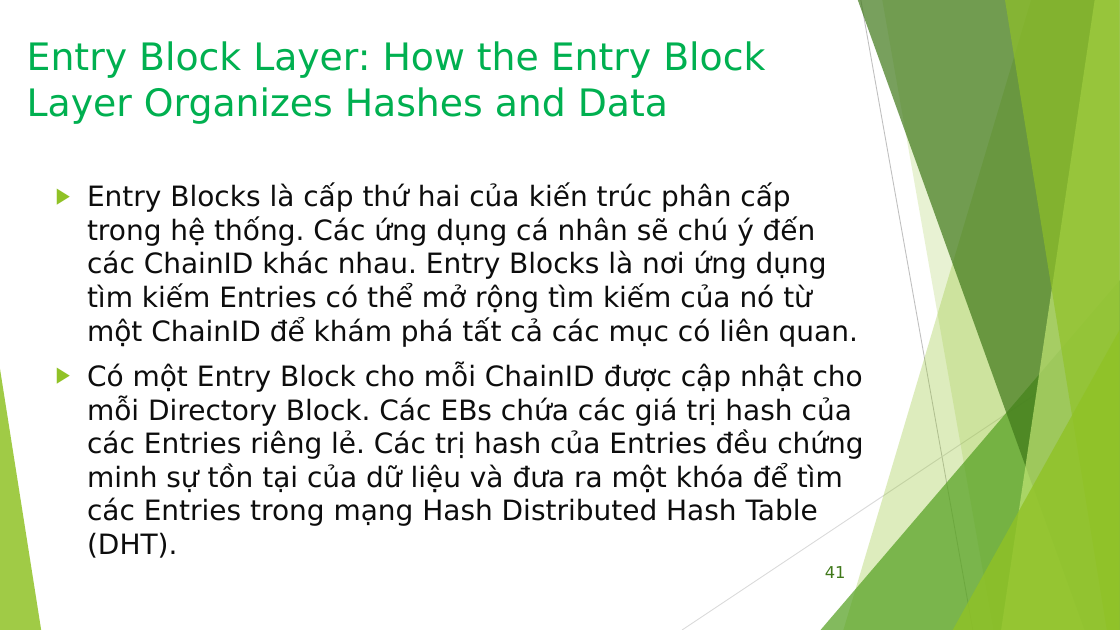
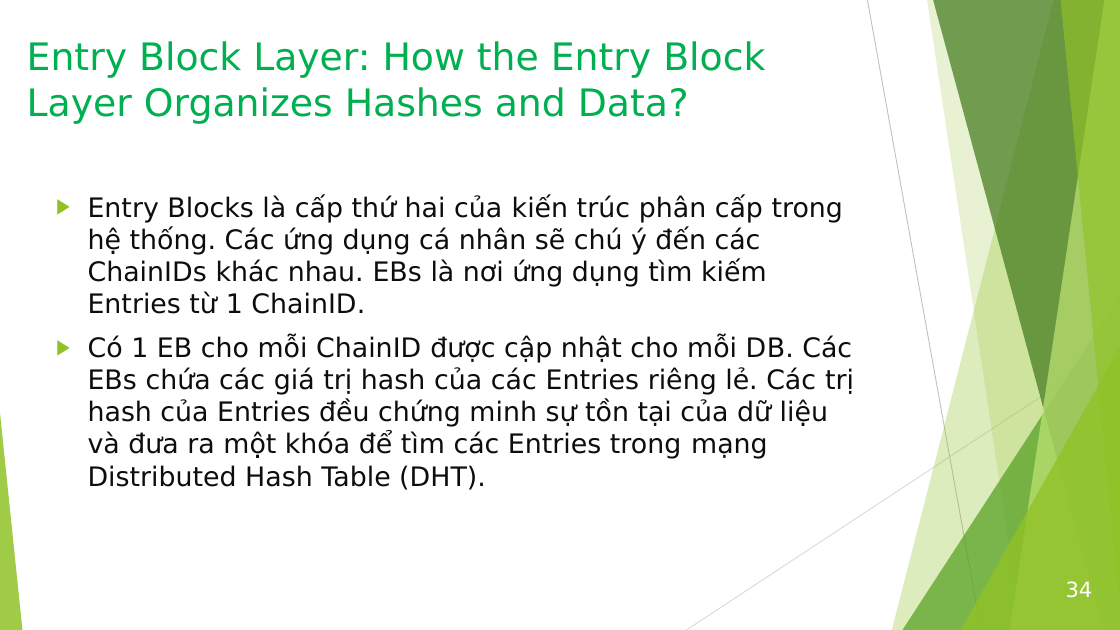
Before and after one commit to bku-blockchain/factom-research, a slide deck: slide 34 of docs/Factom_Intro_2.pptx (slide 41 before the commit). Drawn at 1120x630 pixels with LibreOffice and Linux fonts; fonts in the diff are those of the drawing. Boxes give left, top, right and bottom in pixels: in the first picture for what was removed or moved away, otherwise in the second. Text is boxed around its words. In the diff, an @@ line names an element or a change of style, - is before the commit and + after.

```diff
--- a/docs/Factom_Intro_2.pptx
+++ b/docs/Factom_Intro_2.pptx
@@ line moved from (861, 0) - (973, 630) to (868, 0) - (981, 630) @@
@@ freeform shape: place and size @@
-freeform shape at (844, 0, 1120, 630)
+freeform shape at (892, 0, 1120, 630)
@@ freeform shape: place and size @@
-freeform shape at (882, 0, 1120, 630)
+freeform shape at (928, 0, 1120, 630)
@@ freeform shape: place and size @@
-freeform shape at (858, 0, 1120, 630)
+freeform shape at (933, 0, 1120, 630)
@@ freeform shape: place and size @@
-freeform shape at (1002, 0, 1120, 630)
+freeform shape at (1010, 0, 1120, 630)
@@ freeform shape: place and size @@
-freeform shape at (1005, 0, 1120, 630)
+freeform shape at (1061, 0, 1120, 630)
@@ title at (27, 41, 765, 124): text changed @@
-Entry Block Layer: How the Entry Block Layer Organizes Hashes and Data
+Entry Block Layer: How the Entry Block Layer Organizes Hashes and Data?
@@ text at (88, 195, 854, 490): text changed; size 24 to 23 pt @@
-▶ Entry Blocks là cấp thứ hai của kiến trúc phân cấp trong hệ thống. Các ứng dụng cá nhân sẽ chú ý đến các ChainID khác nhau. Entry Blocks là nơi ứng dụng tìm kiếm Entries có thể mở rộng tìm kiếm của nó từ một ChainID để khám phá tất cả các mục có liên quan.
-▶ Có một Entry Block cho mỗi ChainID được cập nhật cho mỗi Directory Block. Các EBs chứa các giá trị hash của các Entries riêng lẻ. Các trị hash của Entries đều chứng minh sự tồn tại của dữ liệu và đưa ra một khóa để tìm các Entries trong mạng Hash Distributed Hash Table (DHT).
+▶ Entry Blocks là cấp thứ hai của kiến trúc phân cấp trong hệ thống. Các ứng dụng cá nhân sẽ chú ý đến các ChainIDs khác nhau. EBs là nơi ứng dụng tìm kiếm Entries từ 1 ChainID.
+▶ Có 1 EB cho mỗi ChainID được cập nhật cho mỗi DB. Các EBs chứa các giá trị hash của các Entries riêng lẻ. Các trị hash của Entries đều chứng minh sự tồn tại của dữ liệu và đưa ra một khóa để tìm các Entries trong mạng Distributed Hash Table (DHT).
@@ triangle: place and size @@
-triangle at (821, 280, 1120, 630)
+triangle at (902, 280, 1120, 630)
@@ line moved from (1120, 339) - (682, 630) to (1120, 339) - (686, 630) @@
@@ triangle: place and size @@
-triangle at (953, 330, 1120, 630)
+triangle at (961, 330, 1120, 630)
@@ triangle: place and size @@
-triangle at (0, 369, 41, 630)
+triangle at (0, 369, 23, 630)
@@ page number removed at (825, 566, 846, 578) @@
-41
@@ page number added at (1066, 581, 1093, 598), 18 pt, text #FFFFFF @@
+34
```
Also in this commit, not shown: 32 other slides changed, 5 slides added, 15 slides removed.
